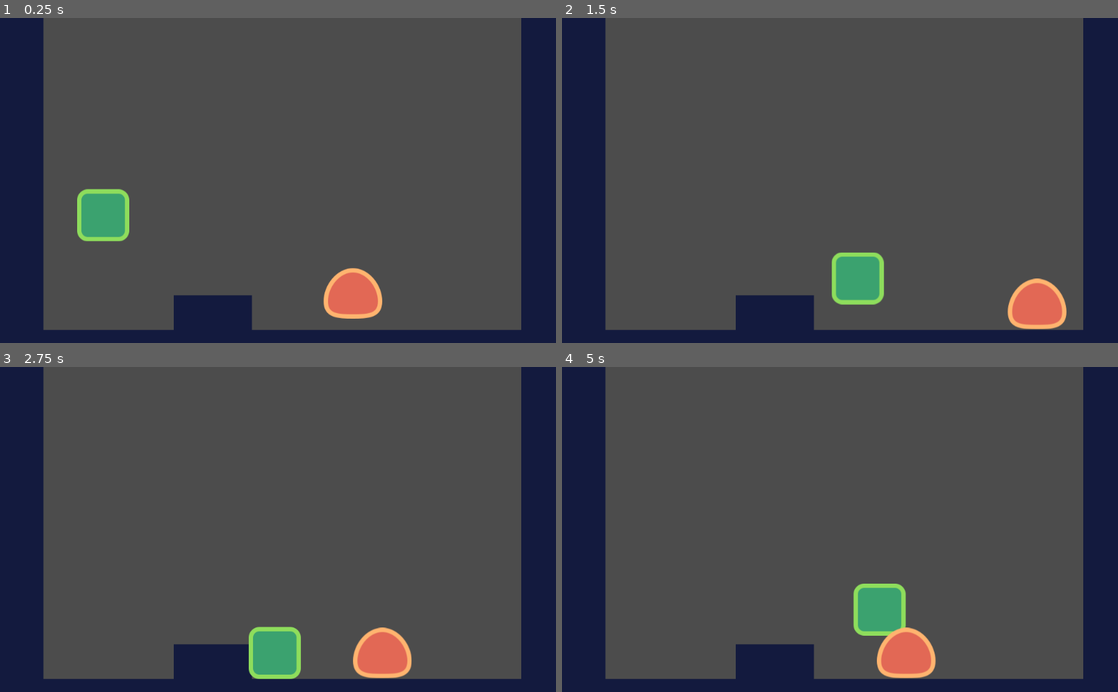
Above: before the commit, frames 1-4 (two rows, left to right).
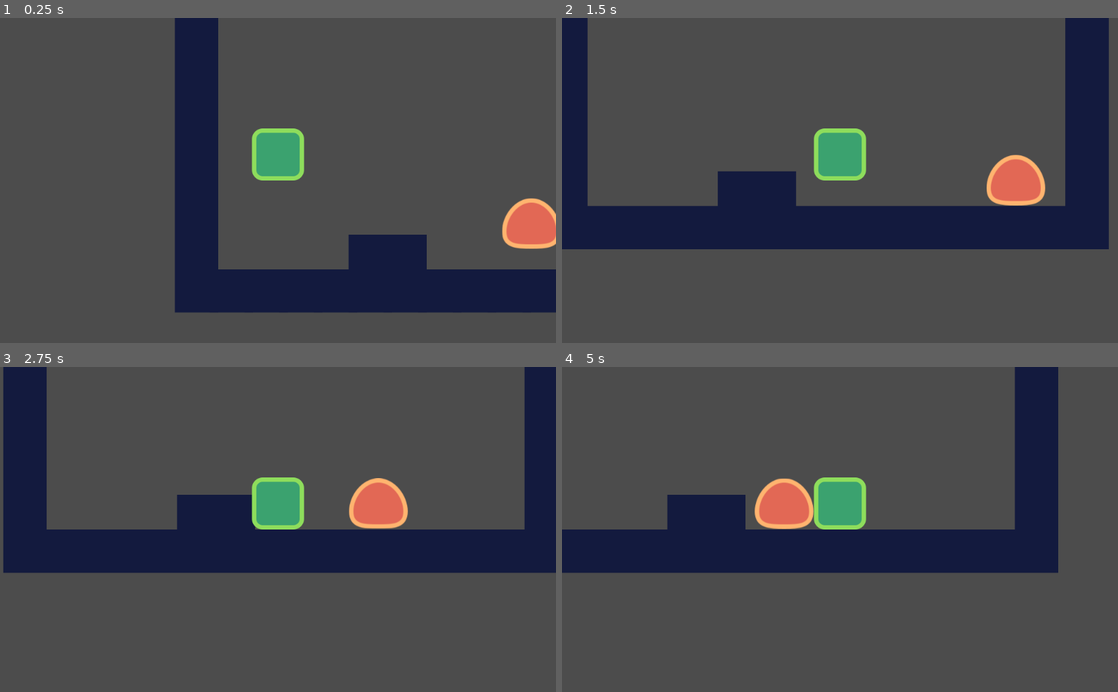
Above: after the commit, the same moments.

Repository: Huotes/geometry-adventure
Game: Godot game, scene res://src/Levels/LevelTemplate.tscn
The game is run twice, just before and just after one commit, with the same random seed, the same clock (stepped at 60 frames per second) and the same inputs.
Inputs:
- Up to frame 1 (0.25 s): no input
- Up to frame 2 (1.5 s): hold D (move_right) from 0.53 s (still down); tap W (jump) at 0.77 s
- Up to frame 3 (2.75 s): tap W (jump) at 1.52 s; release D (move_right) at 2.03 s; hold A (move_left) from 2.03 s (still down)
- Up to frame 4 (5 s): release A (move_left) at 2.78 s; hold D (move_right) 2.78-4.28 s; tap W (jump) at 3.02, 3.77, 4.52 s; hold A (move_left) from 4.28 s (still down)

The runs differ from the first frame. In frame 1, 36% of the frame differs, in the area x 0-100%, y 0-100%; in frame 2, 33%; in frame 3, 30%; in frame 4, 40%.

Commit message:
camera added

Diff:
--- a/src/Actors/Enemy.gd
+++ b/src/Actors/Enemy.gd
@@ -1,6 +1,7 @@
 extends "res://src/Actors/Actor.gd"
 
 func _ready() -> void:
+	set_physics_process(false)
 	_velocity.x = -speed.x
 
 func _physics_process(delta: float) -> void:
--- a/src/Actors/Enemy.tscn
+++ b/src/Actors/Enemy.tscn
@@ -18,3 +18,9 @@
 [node name="CollisionShape2D" type="CollisionShape2D" parent="."]
 position = Vector2( -1, -40 )
 shape = SubResource( 1 )
+
+[node name="VisibilityEnabler2D" type="VisibilityEnabler2D" parent="."]
+position = Vector2( 0, -11 )
+rect = Rect2( -50, -50, 100, 60 )
+process_parent = true
+physics_process_parent = true
--- a/src/Actors/Player.tscn
+++ b/src/Actors/Player.tscn
@@ -17,3 +17,6 @@
 [node name="CollisionShape2D" type="CollisionShape2D" parent="."]
 position = Vector2( 0, -40 )
 shape = SubResource( 1 )
+
+[node name="Camera2D" type="Camera2D" parent="."]
+current = true
--- a/src/Levels/LevelTemplate.tscn
+++ b/src/Levels/LevelTemplate.tscn
@@ -8,10 +8,11 @@
 
 [node name="TileMap" type="TileMap" parent="."]
 tile_set = ExtResource( 1 )
+cell_custom_transform = Transform2D( 1, 0, 0, 1, 0, 0 )
 collision_layer = 8
 collision_mask = 0
 format = 1
-tile_data = PoolIntArray( 0, 0, 0, 15, 0, 0, 65536, 0, 0, 65551, 0, 0, 131072, 0, 0, 131087, 0, 0, 196608, 0, 0, 196623, 0, 0, 262144, 0, 0, 262159, 0, 0, 327680, 0, 0 …(352 unchanged characters)…
+tile_data = PoolIntArray( 0, 0, 0, 15, 0, 0, 65536, 0, 0, 65551, 0, 0, 131072, 0, 0, 131087, 0, 0, 196608, 0, 0, 196623, 0, 0, 196634, 1, 0, 262144, 0, 0, 262159, 0, 0, 327680, 0, 0 …(352 unchanged characters)…
 
 [node name="Player" parent="." instance=ExtResource( 2 )]
 position = Vector2( 190, 279 )
